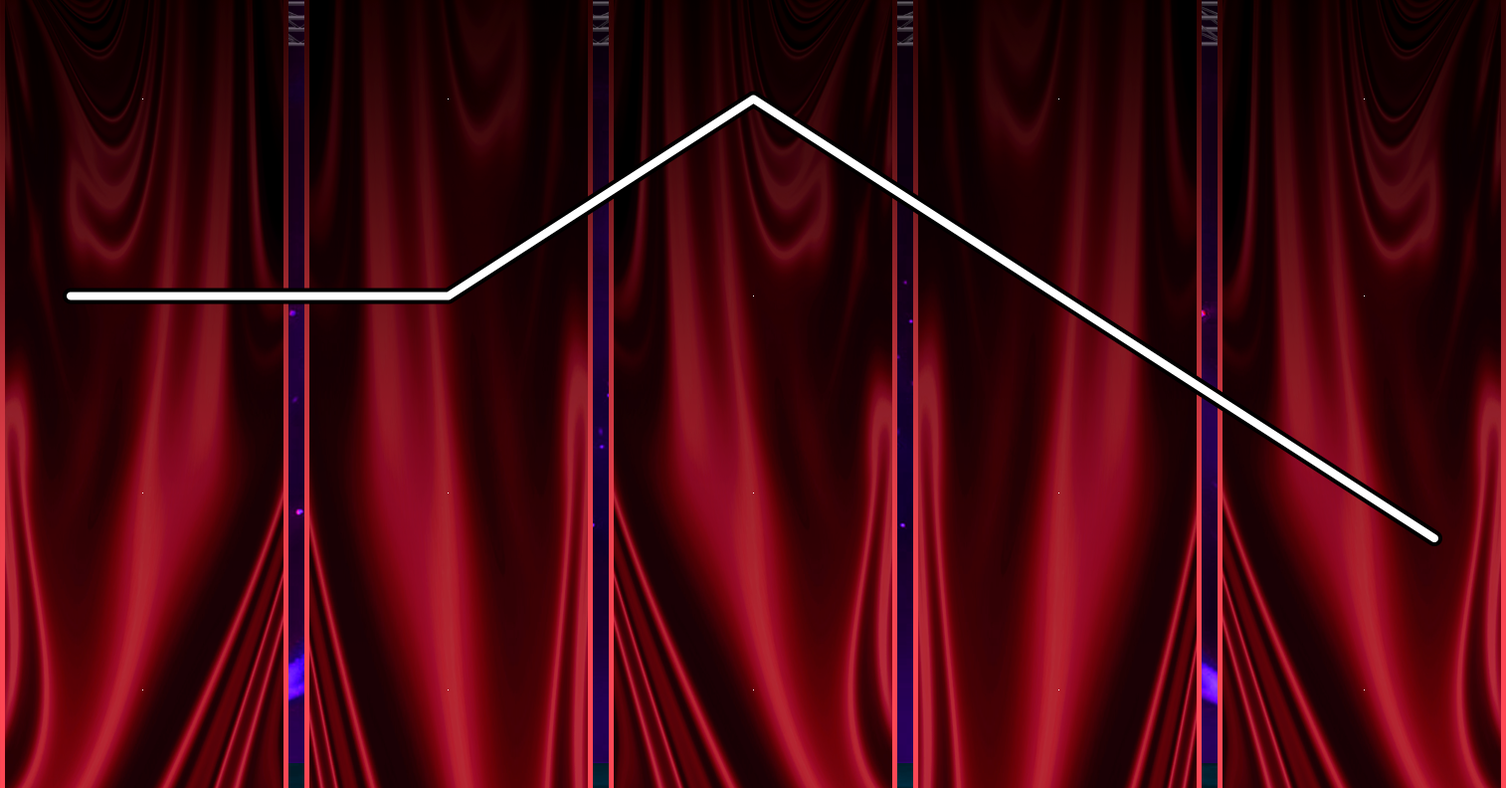
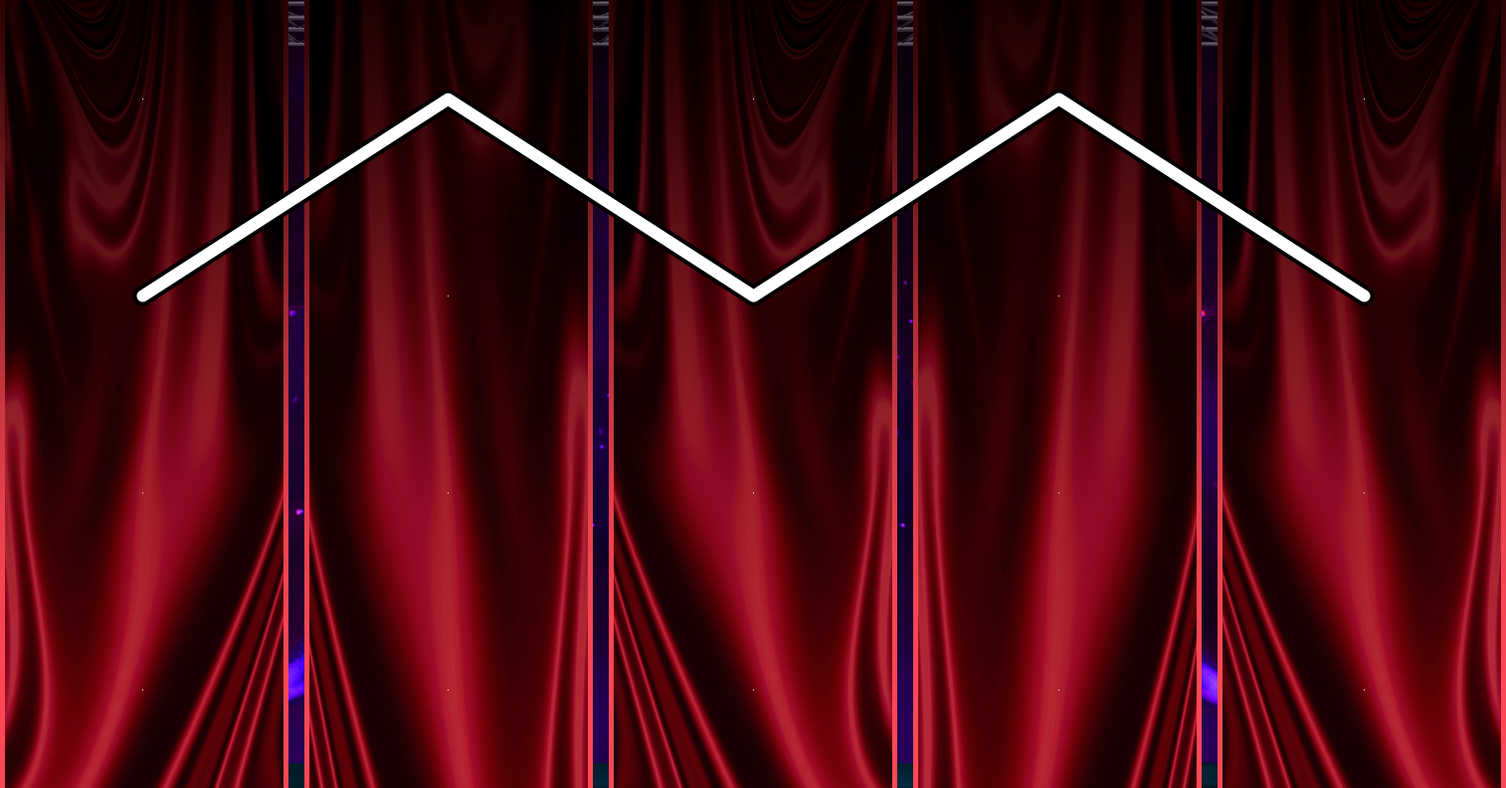
The second 1506px x 788px image is a revision of the first. Changes to its layers:
showed "payline_10101", painted on it over [63, 88, 1376, 351]
hid "payline_11012", painted on it over [62, 88, 1443, 547]
